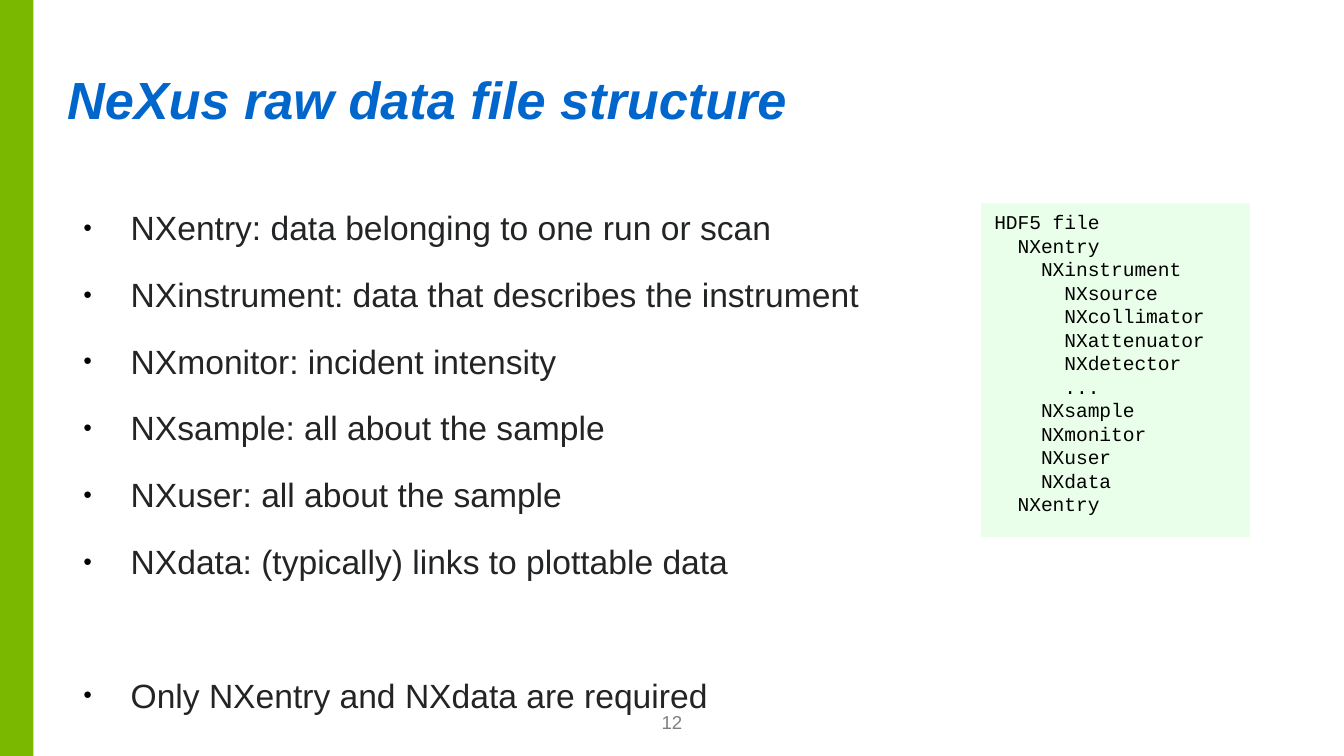
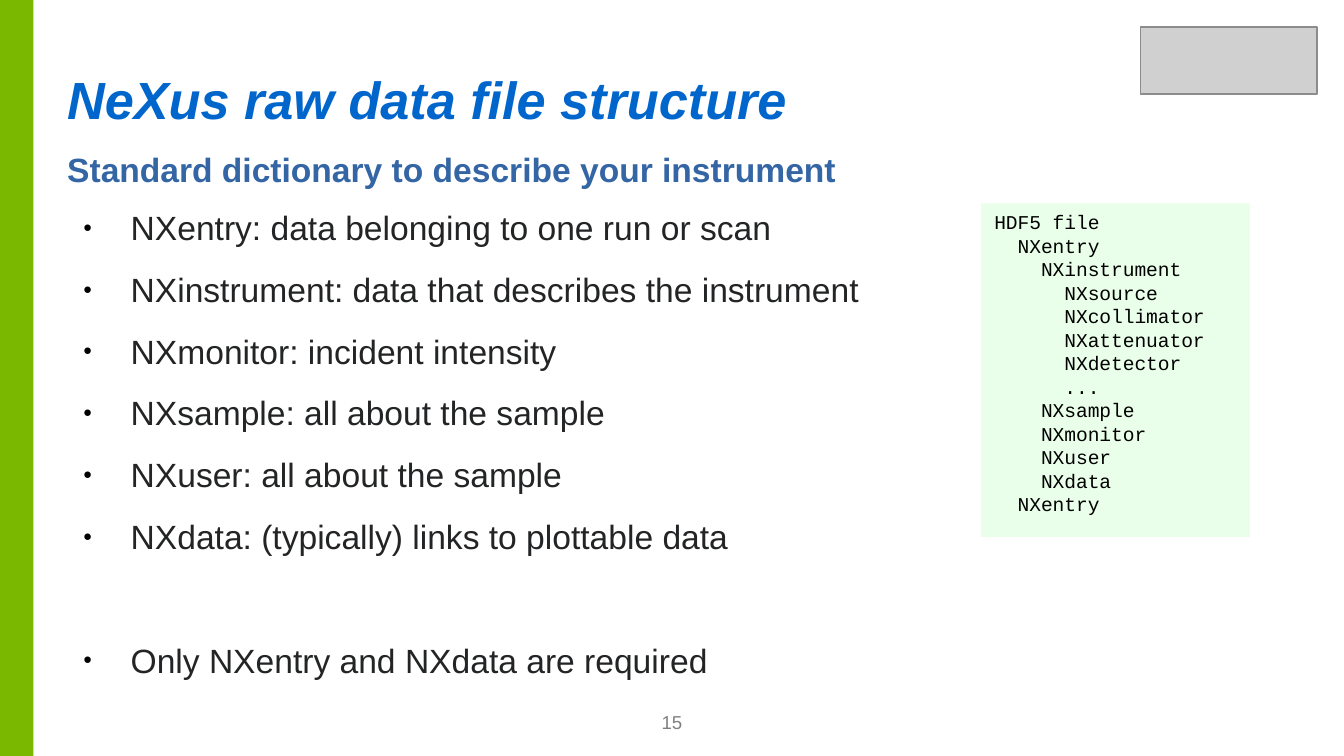
Before and after one commit to nexusformat/communications, a slide deck: slide 15 of 2017/NeXus-Intro.odp (slide 12 before the commit). Drawn at 1344x756 pixels with LibreOffice and Linux fonts; fonts in the diff are those of the drawing; grey boxes stand for pictures; background and template pictures are left out. Boxes give left, top, right and bottom in pixels: in the first picture for what was removed or moved away, otherwise in the second. Text is boxed around its words. In the diff, an @@ line names an element or a change of style, - is before the commit and + after.

```diff
--- a/2017/NeXus-Intro.odp
+++ b/2017/NeXus-Intro.odp
@@ picture added at (1141,27,1317,94) @@
@@ text added at (67,157,835,188), 18 pt, text #3465A4, bold @@
+Standard dictionary to describe your instrument
@@ text "NXentry: data belonging to one ..." at (131,215,859,679): less space between paragraphs @@
@@ page number at (662,716,683,729): text changed @@
-12
+15
```
Also in this commit, not shown: 18 other slides changed, 11 slides added, 6 slides removed, 1 other file.
